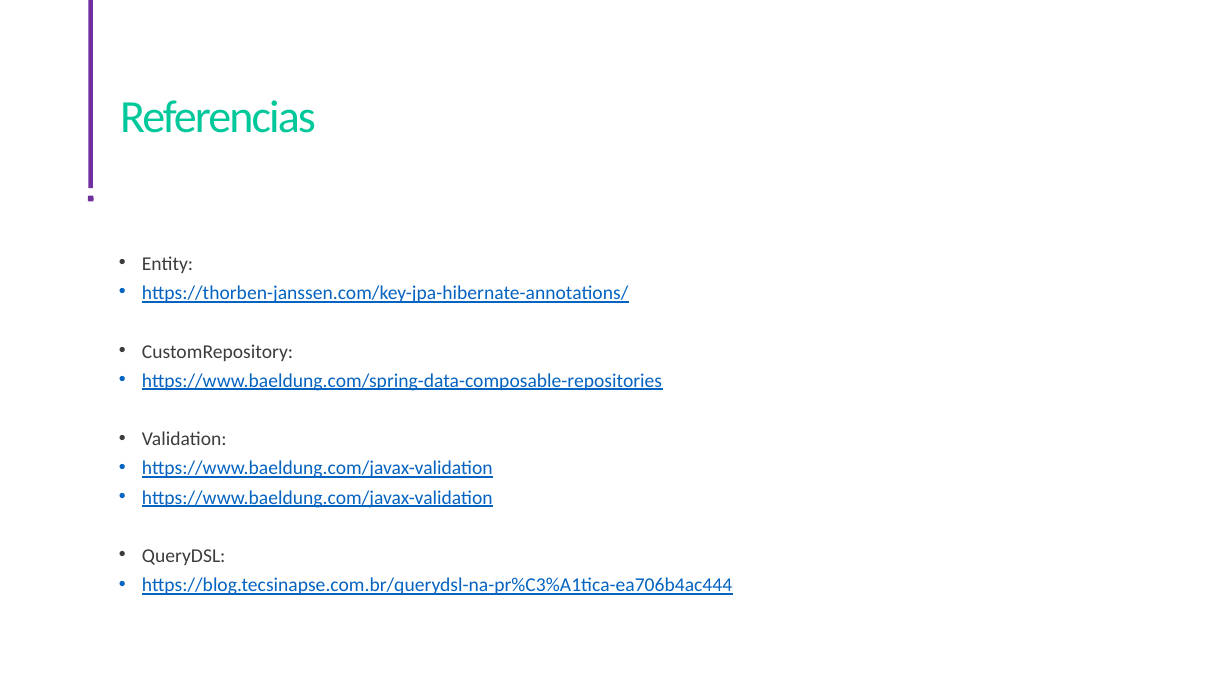
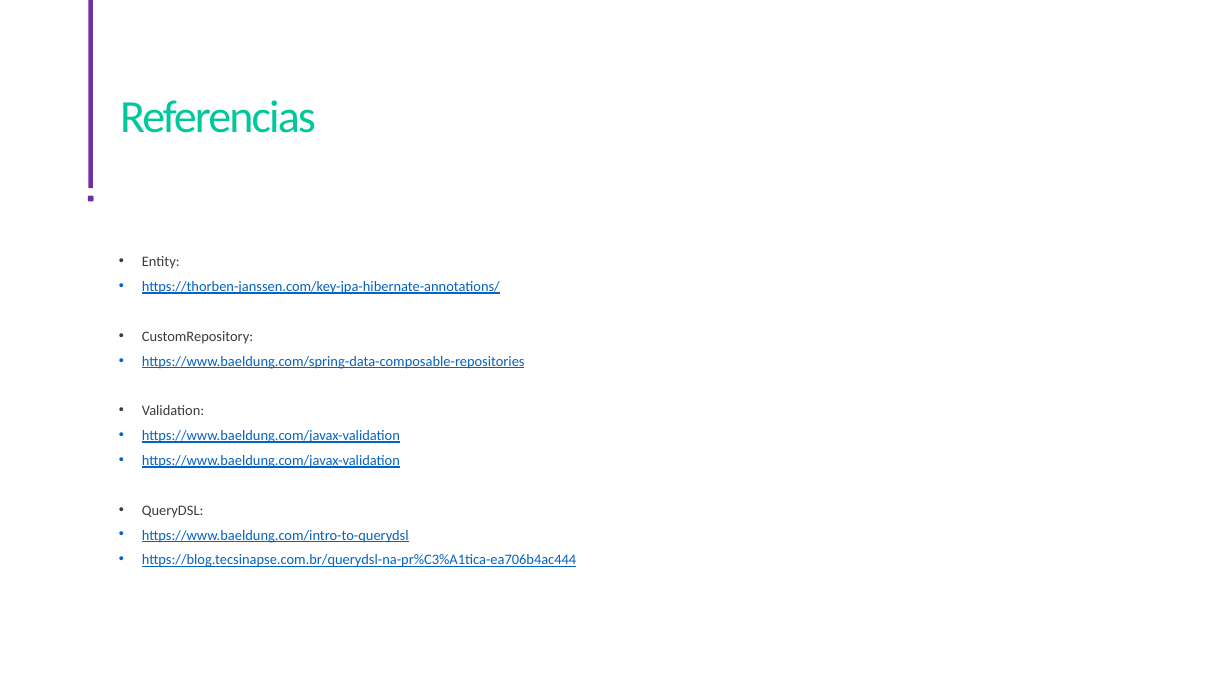
Before and after one commit to Arthur-Net0/godev-acampar-backend, a slide deck: slide 53 of Apresentação.pptx. Drawn at 1232x689 pixels with LibreOffice and Linux fonts; fonts in the diff are those of the drawing; background and template pictures are left out. Boxes give left, top, right and bottom in pixels: in the first picture for what was removed or moved away, otherwise in the second. Text is boxed around its words. In the diff, an @@ line names an element or a change of style, - is before the commit and + after.

Commit message:
Repository exercises

```diff
--- a/Apresentação.pptx
+++ b/Apresentação.pptx
@@ text at bbox=[142, 256, 576, 567]: size 15.3 to 11.2 pt in "Entity:", "https://thorben-janssen.com/key-jpa-hibernate-annotations/", "CustomRepository:", "https://www.baeldung.com/spring-data-composable-repositories" and 5 more places @@
@@ text at bbox=[142, 530, 409, 543]: paragraph added @@
+• https://www.baeldung.com/intro-to-querydsl
```
Also in this commit, not shown: 1 other slide changed, 5 other files.
